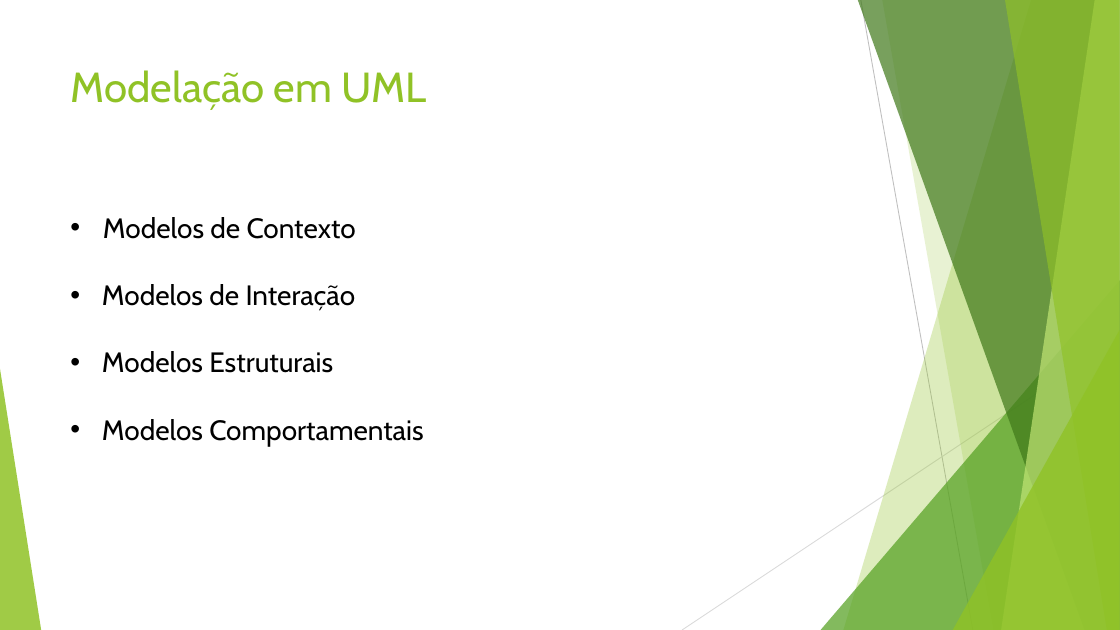
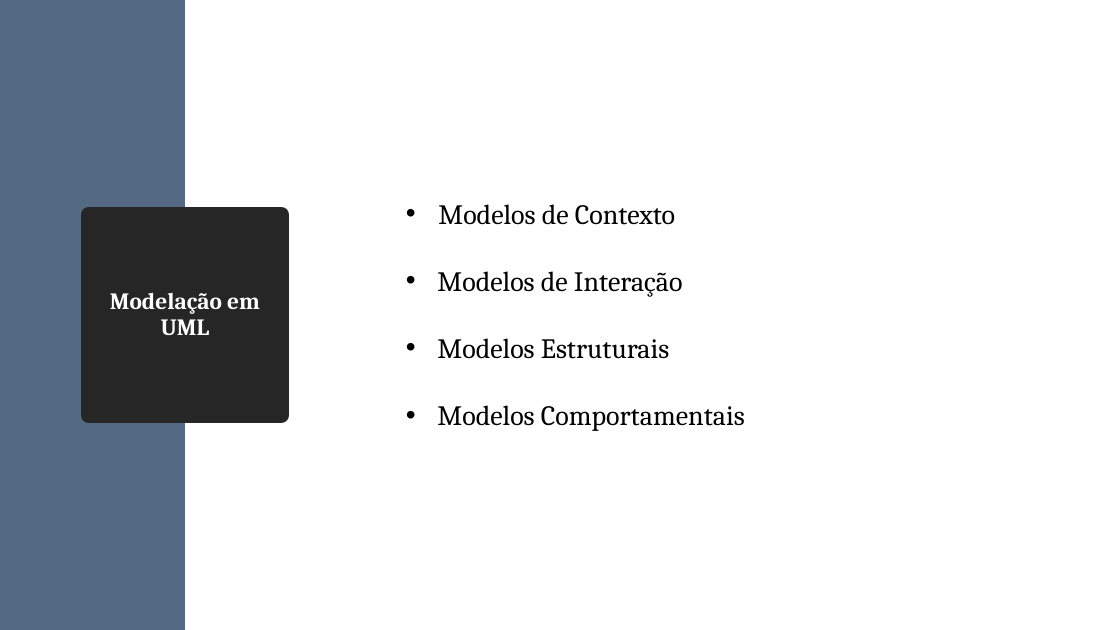
Before and after one commit to diogofbraga/MyChef, a slide deck: slide 7 of Especificacao/FeelItaly.pptx. Drawn at 1120x630 pixels with LibreOffice and Linux fonts; fonts in the diff are those of the drawing. Boxes give left, top, right and bottom in pixels: in the first picture for what was removed or moved away, otherwise in the second. Text is boxed around its words. In the diff, an @@ line names an element or a change of style, - is before the commit and + after.

```diff
--- a/Especificacao/FeelItaly.pptx
+++ b/Especificacao/FeelItaly.pptx
@@ rectangle added at bbox=[0, 0, 185, 630], fill #546A84 @@
@@ text "Modelos de Contexto": place and size @@
-text "Modelos de Contexto" at bbox=[102, 217, 423, 446]
+text "Modelos de Contexto" at bbox=[437, 204, 745, 431]
@@ text "Modelos de Contexto" at bbox=[437, 204, 745, 431]: font Cabin to Cambria @@
@@ title "Modelação em UML": place and size @@
-title "Modelação em UML" at bbox=[71, 70, 427, 110]
+title "Modelação em UML" at bbox=[88, 215, 281, 416]
@@ title "Modelação em UML" at bbox=[88, 215, 281, 416]: size 36 to 20 pt, font Cabin to Cambria, text colour #90C226 to #FFFFFF, bold on; alignment left to centre; line spacing 1 to 0.9; vertical alignment top to middle; fill none to #262626; outline none to #262626 13.75 pt @@
@@ group removed at bbox=[0, 0, 1120, 630]: 5 freeform shapes, 3 triangles, 2 lines @@
```
Also in this commit, not shown: 8 other slides changed, 7 slides added.
